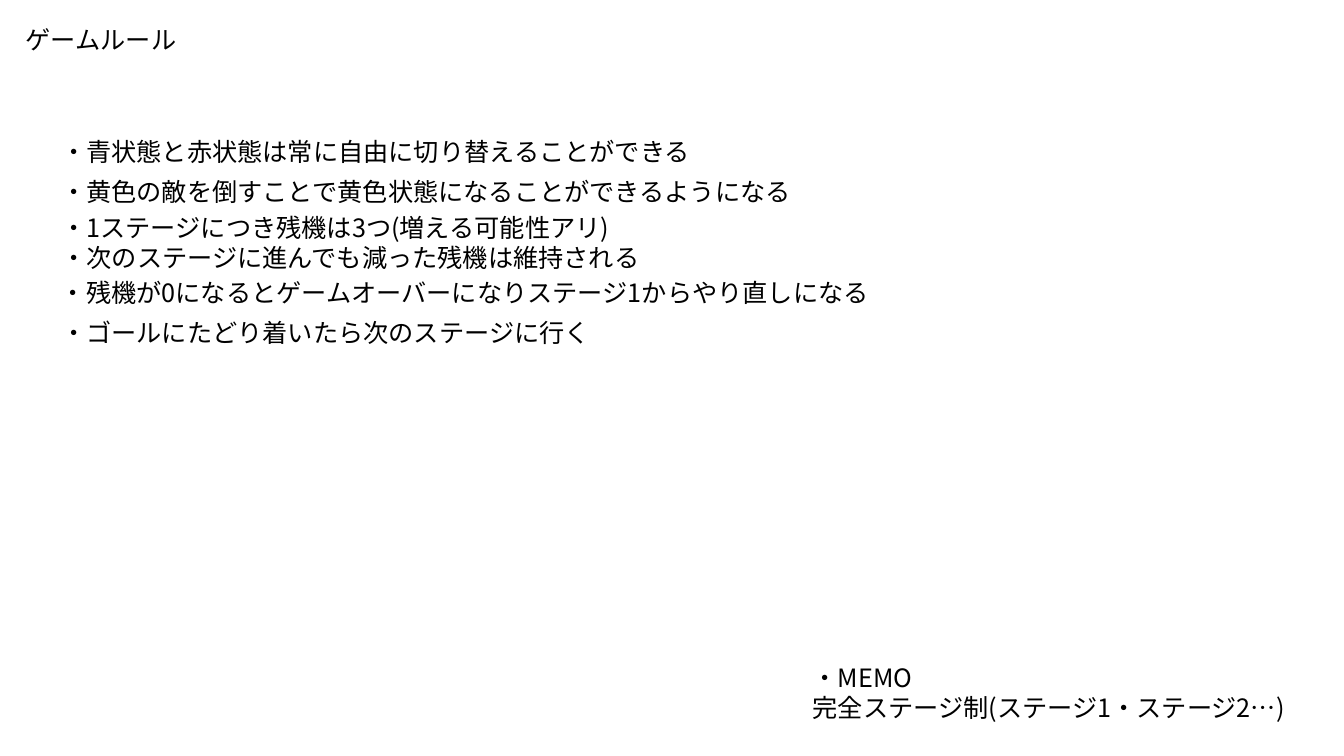
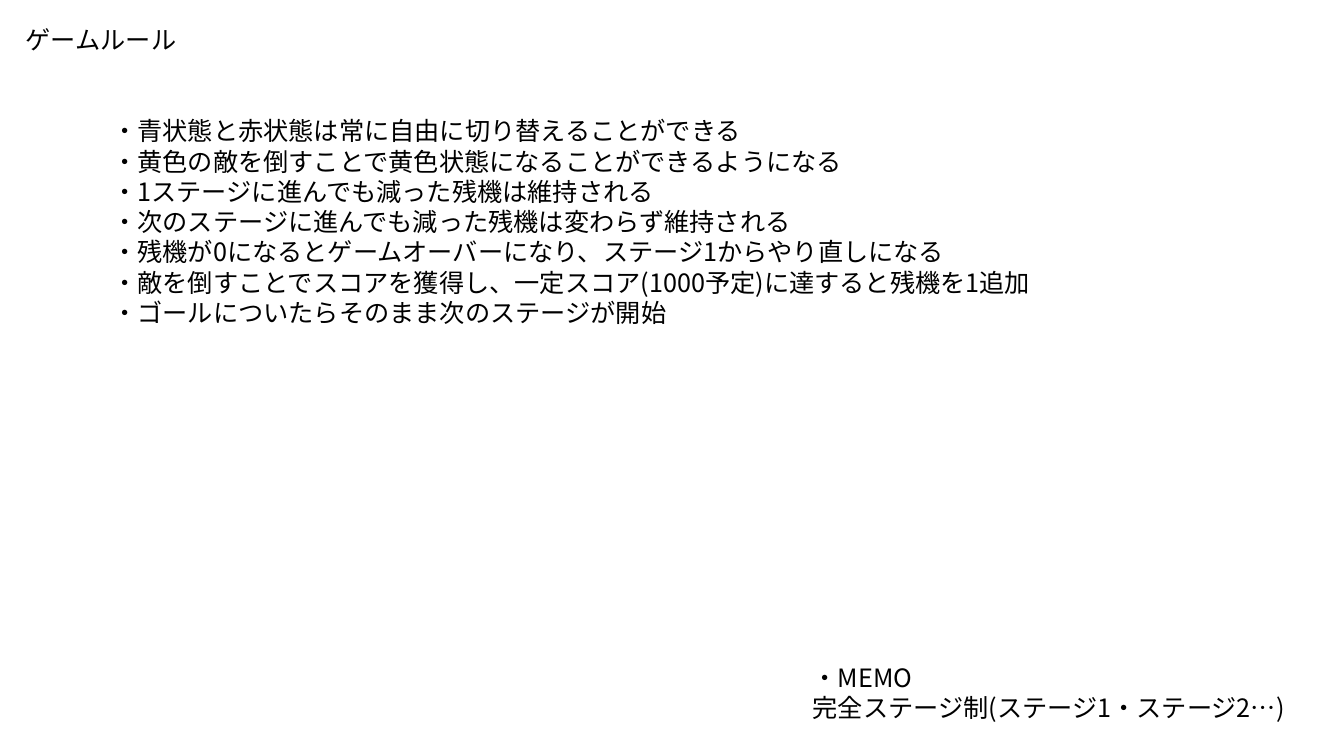
Before and after one commit to Akiyoshi-2/GameProbuctionPractice1, a slide deck: slide 1 of 仕様書/ゲームルール.pptx. Drawn at 1344x756 pixels with LibreOffice and Linux fonts; fonts in the diff are those of the drawing. Boxes give left, top, right and bottom in pixels: in the first picture for what was removed or moved away, otherwise in the second. Text is boxed around its words. In the diff, an @@ line names an element or a change of style, - is before the commit and + after.

```diff
--- a/仕様書/ゲームルール.pptx
+++ b/仕様書/ゲームルール.pptx
@@ text "・青状態と赤状態は常に自由に切り替えることができる": place and size @@
-text "・青状態と赤状態は常に自由に切り替えることができる" at bbox=[61, 179, 791, 203]
+text "・青状態と赤状態は常に自由に切り替えることができる" at bbox=[112, 118, 1030, 324]
@@ text at bbox=[112, 118, 741, 142]: paragraph added @@
+・青状態と赤状態は常に自由に切り替えることができる
@@ text removed at bbox=[61, 139, 690, 163] @@
-・青状態と赤状態は常に自由に切り替えることができる
@@ text at bbox=[112, 179, 1030, 324]: paragraphs added @@
+・1ステージに進んでも減った残機は維持される
+・次のステージに進んでも減った残機は変わらず維持される
+・残機が0になるとゲームオーバーになり、ステージ1からやり直しになる
+・敵を倒すことでスコアを獲得し、一定スコア(1000予定)に達すると残機を1追加
+・ゴールについたらそのまま次のステージが開始
@@ text removed at bbox=[61, 215, 639, 269] @@
-・1ステージにつき残機は3つ(増える可能性アリ)
-・次のステージに進んでも減った残機は維持される
@@ text removed at bbox=[61, 280, 869, 304] @@
-・残機が0になるとゲームオーバーになりステージ1からやり直しになる
@@ text removed at bbox=[61, 320, 590, 344] @@
-・ゴールにたどり着いたら次のステージに行く
```
Also in this commit, not shown: 1 other slide changed, 1 other file.
